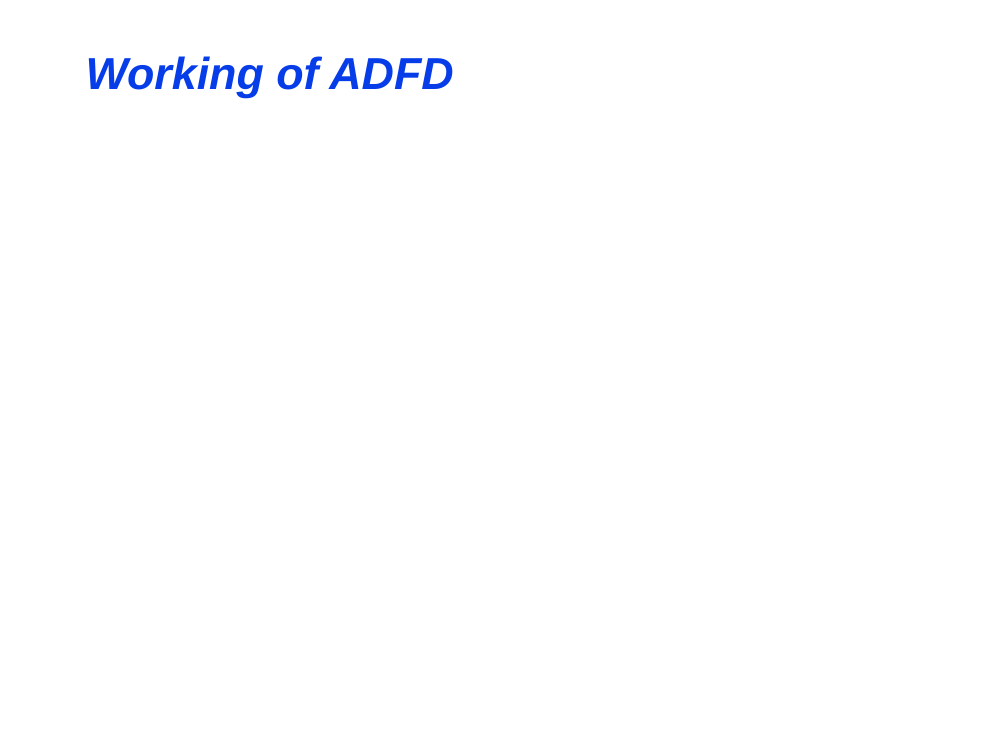
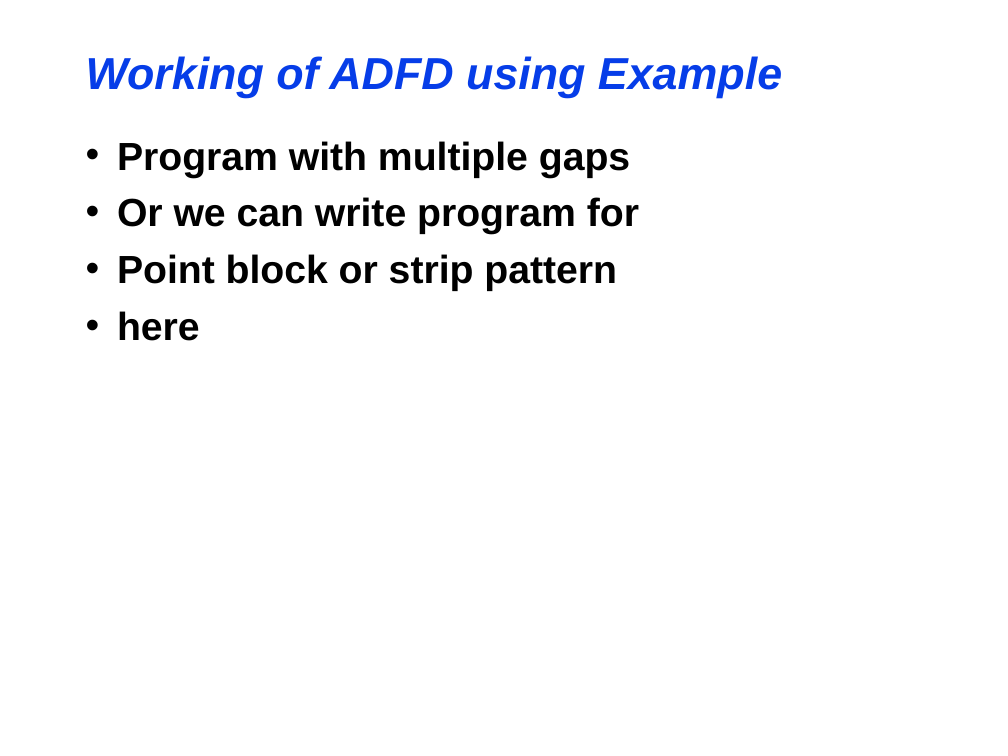
Before and after one commit to maochy/yeti-test, a slide deck: slide 16 of ThesisSeminar/ThesisSeminar.ppt (slide 15 before the commit). Drawn at 1008x756 pixels with LibreOffice and Linux fonts; fonts in the diff are those of the drawing. Boxes give left, top, right and bottom in pixels: in the first picture for what was removed or moved away, otherwise in the second. Text is boxed around its words. In the diff, an @@ line names an element or a change of style, - is before the commit and + after.

```diff
--- a/ThesisSeminar/ThesisSeminar.ppt
+++ b/ThesisSeminar/ThesisSeminar.ppt
@@ title at <box>86,56,782,98</box>: text changed @@
-Working of ADFD
+Working of ADFD using Example
@@ text added at <box>117,141,639,341</box>, 28 pt, text #000000, bold @@
+• Program with multiple gaps
+• Or we can write program for
+• Point block or strip pattern
+• here
```
Also in this commit, not shown: 4 slides added, 2 slides removed.
